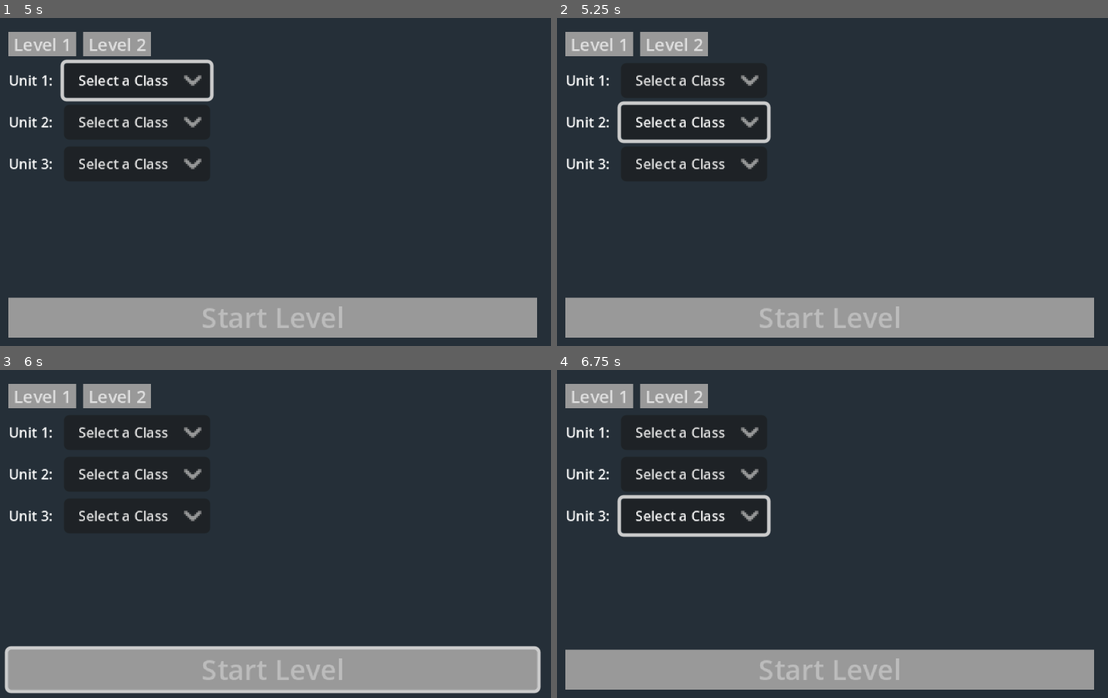
Above: before the commit, frames 1-4 (two rows, left to right).
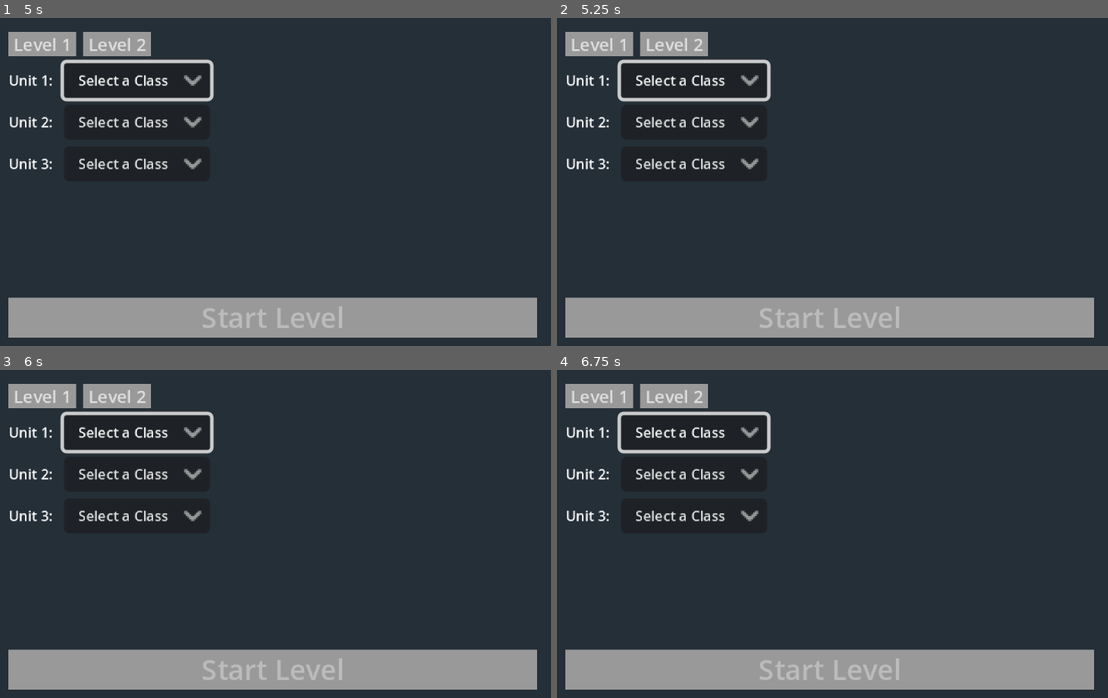
Above: after the commit, the same moments.

Repository: gui-stefanini/basictrpg
Game: Godot game, scene res://Scenes/Menus/main_menu.tscn
Same seed, same stepped clock (60 frames per second), same inputs: the game is played once before the commit and once after it.
Inputs (mouse positions are in pixels of both pictures, inside the frame that each line leads up to):
- Up to frame 1 (5 s): click "Start" at 0.5 s; click "Level 1" at 1.25 s; click "Level 1" at 2 s; click "Level 2" at 2.75 s; click "Select a Class" at 3.5 s; tap Enter at 4.25 s; move the mouse to (396, 168) at 4.27 s; hold Right (move_right) from 4.28 s (still down); tap Z (confirm) at 4.35 s; click (396, 168) at 4.42 s
- Up to frame 2 (5.25 s): tap Z (confirm) at 5, 5.1 s; move the mouse to (716, 201) at 5.02 s; release Right (move_right) at 5.03 s; hold Down (move_down) from 5.03 s (still down)
- Up to frame 3 (6 s): tap Z (confirm) at 5.75, 5.85 s; move the mouse to (330, 461) at 5.77 s; release Down (move_down) at 5.78 s; hold Right (move_right) from 5.78 s (still down)
- Up to frame 4 (6.75 s): tap Z (confirm) at 6.5, 6.6 s; move the mouse to (799, 602) at 6.52 s; release Right (move_right) at 6.53 s; hold Up (move_up) from 6.53 s (still down); click (799, 602) at 6.67 s

Frame 1 is identical in both runs. In frame 2, 1.8% of the frame differs, in the area x 10-39%, y 12-39%; in frame 3, 3.6%, in the area x 0-99%, y 12-99%; in frame 4, 2.0%.
Error before the commit: Invalid call. Nonexistent function 'is_action_just_pressed' in base 'InputEventMouseMotion'. (res://Scripts/Autoloads/input_manager.gd:36)

Commit message:
Ver 1.0.1.2
Cursor Sprite
Input debug

Diff:
--- a/Scenes/InGame/game_manager.tscn
+++ b/Scenes/InGame/game_manager.tscn
@@ -6,6 +6,7 @@
 [ext_resource type="PackedScene" uid="uid://byvoiyqkydyyy" path="res://Scenes/Effects/vfx.tscn" id="4_2yddo"]
 [ext_resource type="Script" uid="uid://dh3seoviprk6r" path="res://Scripts/GameScripts/move_manager.gd" id="4_wg6t1"]
 [ext_resource type="Script" uid="uid://c4bgwv0xvr6cl" path="res://Scripts/GameScripts/action_manager.gd" id="5_frkii"]
+[ext_resource type="PackedScene" uid="uid://cnkdwa0ws23hk" path="res://Scenes/InGame/grid_cursor.tscn" id="5_hghx2"]
 [ext_resource type="Script" uid="uid://cguqbducphruj" path="res://Scripts/UnitScripts/movement_data.gd" id="6_ehr7b"]
 [ext_resource type="Resource" uid="uid://4xw2oken53wr" path="res://Resources/Data/MovementData/light_infantry_movement.tres" id="7_hghx2"]
 [ext_resource type="Resource" uid="uid://i3lwk0g20qqx" path="res://Resources/Data/MovementData/heavy_infantry_movement.tres" id="8_gunjt"]
@@ -15,7 +16,7 @@
 [ext_resource type="PackedScene" uid="uid://crxd46k35kbox" path="res://Scenes/InGame/unit_info_panel.tscn" id="11_uj5f7"]
 [ext_resource type="PackedScene" uid="uid://rrtklejik3lk" path="res://Scenes/InGame/action_forecast.tscn" id="12_v2ahw"]
 
-[node name="GameManager" type="Node2D" node_paths=PackedStringArray("ManagerTimer", "ActionMenu", "EndScreen", "ActiveUnitInfoPanel", "ActionForecast", "MyMoveManager", "MyActionManager")]
+[node name="GameManager" type="Node2D" node_paths=PackedStringArray("ManagerTimer", "ActionMenu", "EndScreen", "ActiveUnitInfoPanel", "SelectedUnitInfoPanel", "ActionForecast", "MyCursor", "MyMoveManager", "MyActionManager")]
 script = ExtResource("1_kmrvs")
 UnitScene = ExtResource("2_wg6t1")
 CombatScreenScene = ExtResource("3_frkii")
@@ -24,9 +25,13 @@
 ActionMenu = NodePath("ActionMenu")
 EndScreen = NodePath("EndScreen")
 ActiveUnitInfoPanel = NodePath("UnitInfoPanel")
+SelectedUnitInfoPanel = NodePath("UnitInfoPanel2")
 ActionForecast = NodePath("ActionForecast")
+MyCursor = NodePath("GridCursor")
 MyMoveManager = NodePath("MoveManager")
 MyActionManager = NodePath("ActionManager")
+
+[node name="GridCursor" parent="." instance=ExtResource("5_hghx2")]
 
 [node name="MoveManager" type="Node" parent="."]
 script = ExtResource("4_wg6t1")
--- /dev/null
+++ b/Scenes/InGame/grid_cursor.tscn
@@ -0,0 +1,11 @@
+[gd_scene load_steps=3 format=3 uid="uid://cnkdwa0ws23hk"]
+
+[ext_resource type="Script" uid="uid://cco7i5gsdtg2b" path="res://grid_cursor.gd" id="1_cdjco"]
+[ext_resource type="Texture2D" uid="uid://b85ogun6kgcxo" path="res://Assets/Art/Cursor.png" id="2_v4b43"]
+
+[node name="GridCursor" type="Node2D"]
+z_index = 15
+script = ExtResource("1_cdjco")
+
+[node name="Sprite2D" type="Sprite2D" parent="."]
+texture = ExtResource("2_v4b43")
--- a/Scripts/Autoloads/input_manager.gd
+++ b/Scripts/Autoloads/input_manager.gd
@@ -33,24 +33,29 @@
 
 func _input(event: InputEvent) -> void:
 
-	if event.is_action_just_pressed("confirm"):
+	if not (event is InputEventKey or event is InputEventJoypadButton):
+		return
+	if not event.is_pressed():
+		return
+
+	if Input.is_action_just_pressed("confirm"):
 		confirm_pressed.emit()
 		get_viewport().set_input_as_handled() # Mark event as handled
 		return
 
-	if event.is_action_just_pressed("cancel"):
+	if Input.is_action_just_pressed("cancel"):
 		cancel_pressed.emit()
 		get_viewport().set_input_as_handled()
 		return
 
 	var direction := Vector2i.ZERO
-	if event.is_action_just_pressed("move_right"):
+	if Input.is_action_just_pressed("move_right"):
 		direction.x = 1
-	elif event.is_action_just_pressed("move_left"):
+	elif Input.is_action_just_pressed("move_left"):
 		direction.x = -1
-	elif event.is_action_just_pressed("move_down"):
+	elif Input.is_action_just_pressed("move_down"):
 		direction.y = 1
-	elif event.is_action_just_pressed("move_up"):
+	elif Input.is_action_just_pressed("move_up"):
 		direction.y = -1
 
 	if direction != Vector2i.ZERO:
Binary file added: Assets/Art/Cursor.png
Not shown, added: Assets/Art/Cursor.png.import
Not shown: 1 places in Scenes/InGame/game_manager.tscn that only renumber resources
